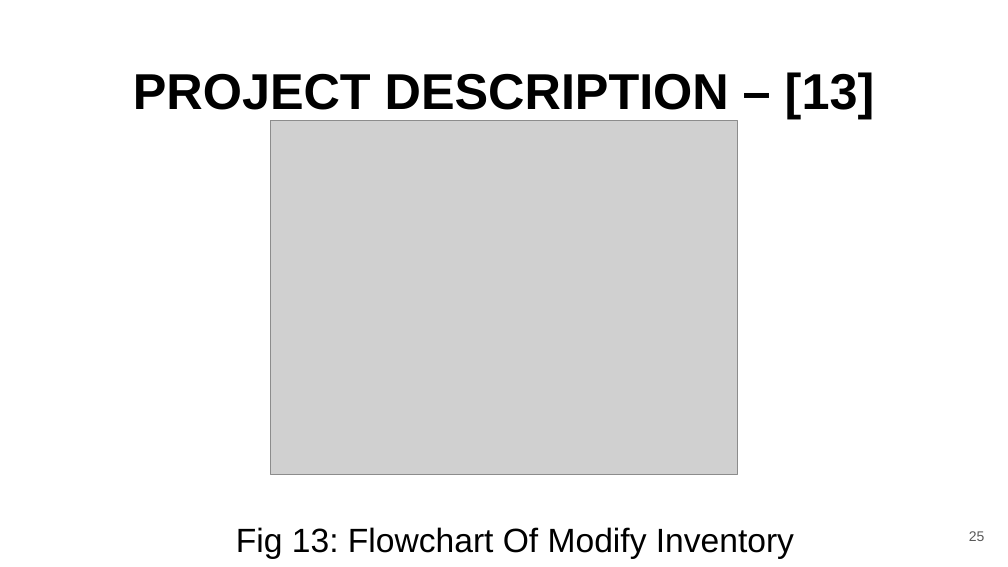
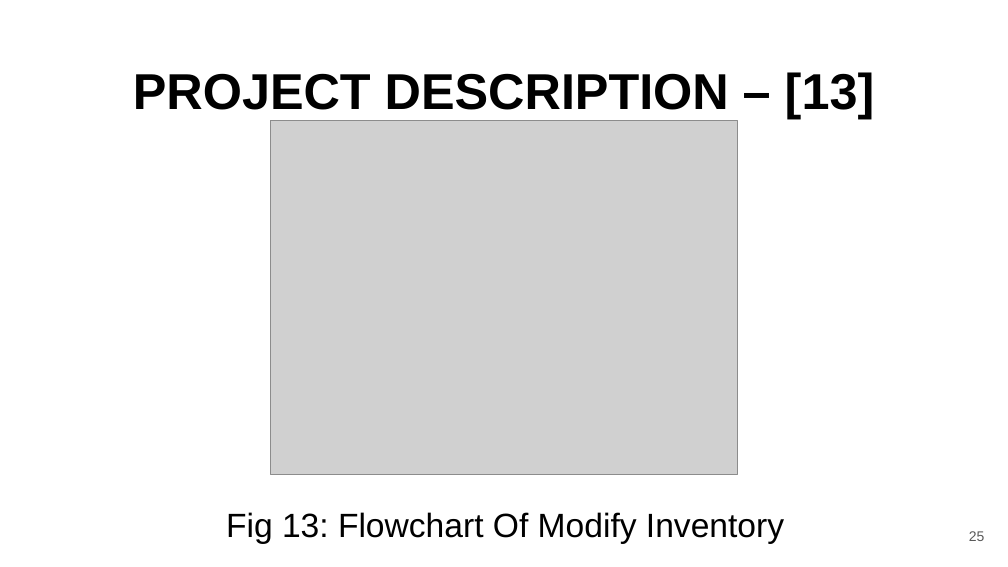
Before and after one commit to pankajmehta07/Sales-Management-System, a slide deck: slide 25 of Sales_Management_Project.pptx. Drawn at 1008x567 pixels with LibreOffice and Linux fonts; fonts in the diff are those of the drawing; grey boxes stand for pictures. Boxes give left, top, right and bottom in pixels: in the first picture for what was removed or moved away, otherwise in the second. Text is boxed around its words. In the diff, an @@ line names an element or a change of style, - is before the commit and + after.

Commit message:
Updated slides for project.

```diff
--- a/Sales_Management_Project.pptx
+++ b/Sales_Management_Project.pptx
@@ text "Fig 13: Flowchart Of Modify ...": place and size @@
-text "Fig 13: Flowchart Of Modify ..." at (236,527,794,559)
+text "Fig 13: Flowchart Of Modify ..." at (226,512,784,544)
```
Also in this commit, not shown: 6 other slides changed.
